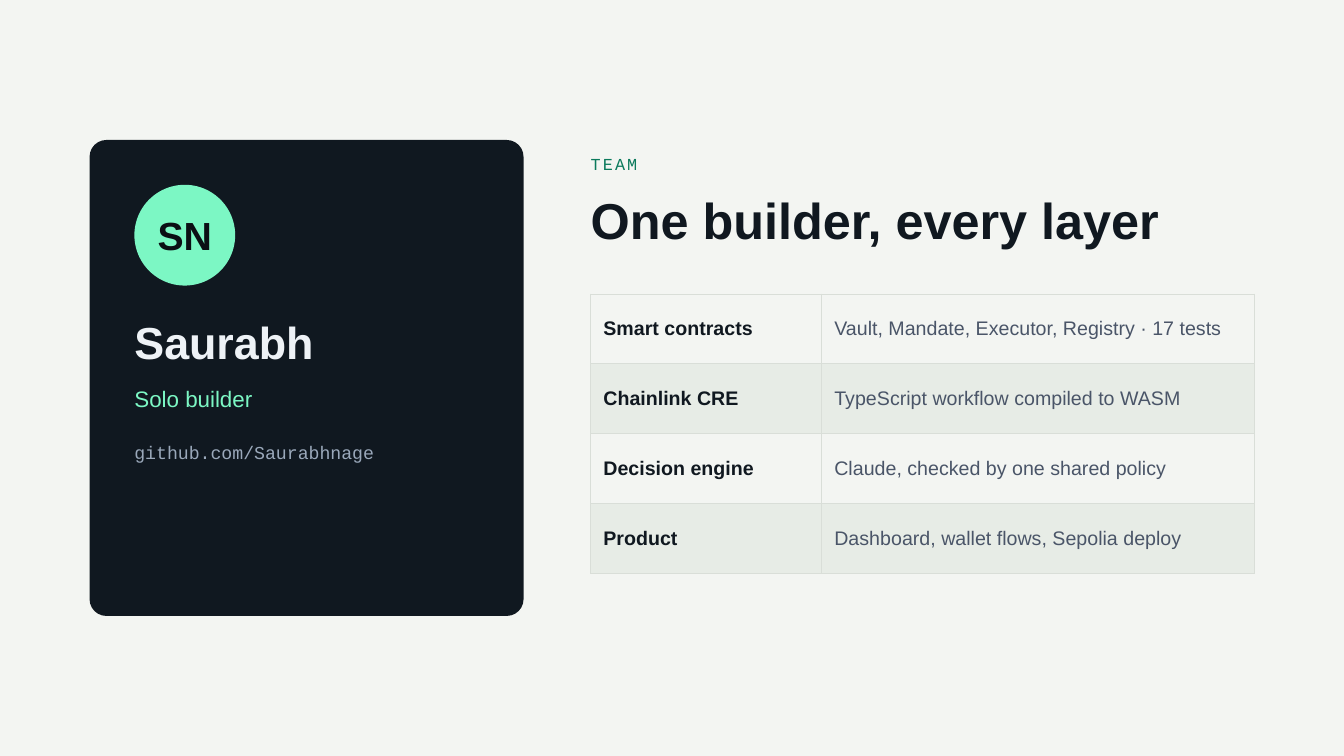
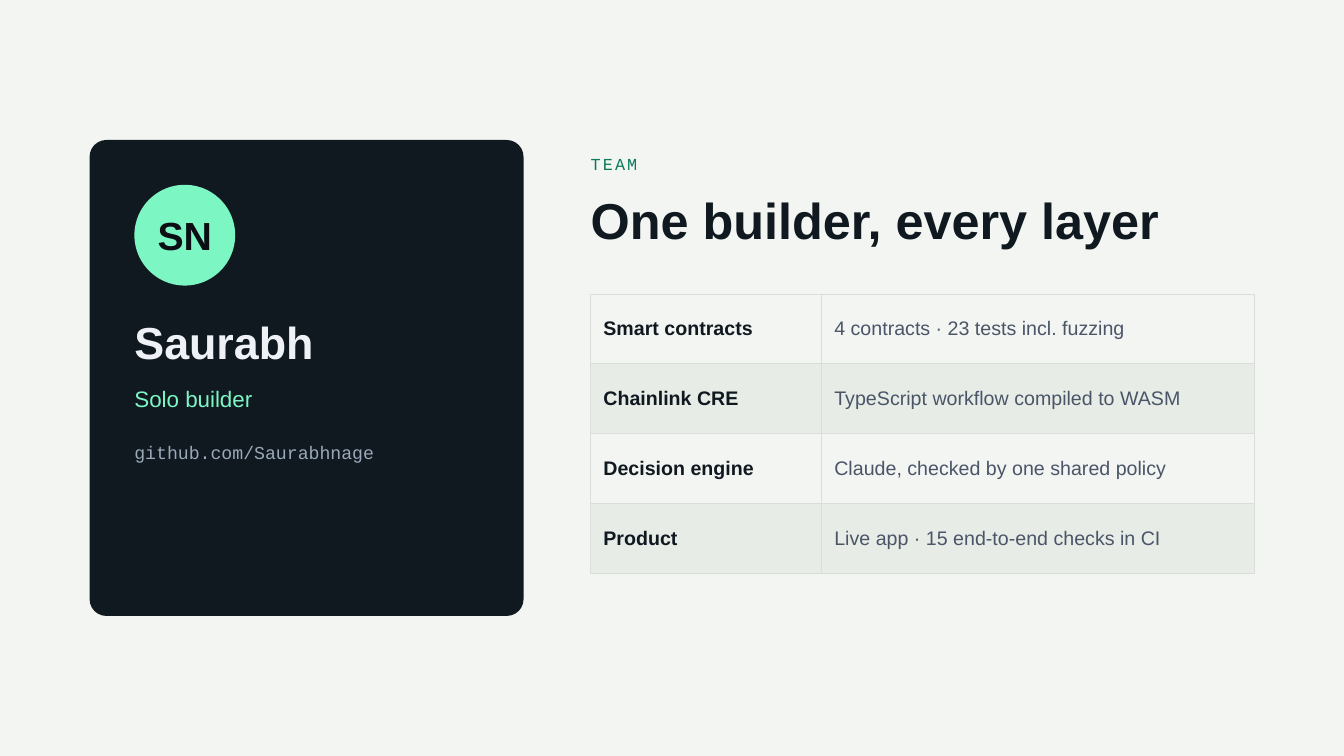
Before and after one commit to Saurabhnage/kriya, a slide deck: slide 14 of deck/KRIYA-pitch.pptx. Drawn at 1344x756 pixels with LibreOffice and Linux fonts; fonts in the diff are those of the drawing. Boxes give left, top, right and bottom in pixels: in the first picture for what was removed or moved away, otherwise in the second. Text is boxed around its words. In the diff, an @@ line names an element or a change of style, - is before the commit and + after.

```diff
--- a/deck/KRIYA-pitch.pptx
+++ b/deck/KRIYA-pitch.pptx
@@ table at (591, 294, 1254, 553) @@
-row 1, column 2: Vault, Mandate, Executor, Registry · 17 tests
+row 1, column 2: 4 contracts · 23 tests incl. fuzzing
-row 4, column 2: Dashboard, wallet flows, Sepolia deploy
+row 4, column 2: Live app · 15 end-to-end checks in CI
```
Also in this commit, not shown: 1 other slide changed, 1 other file.
